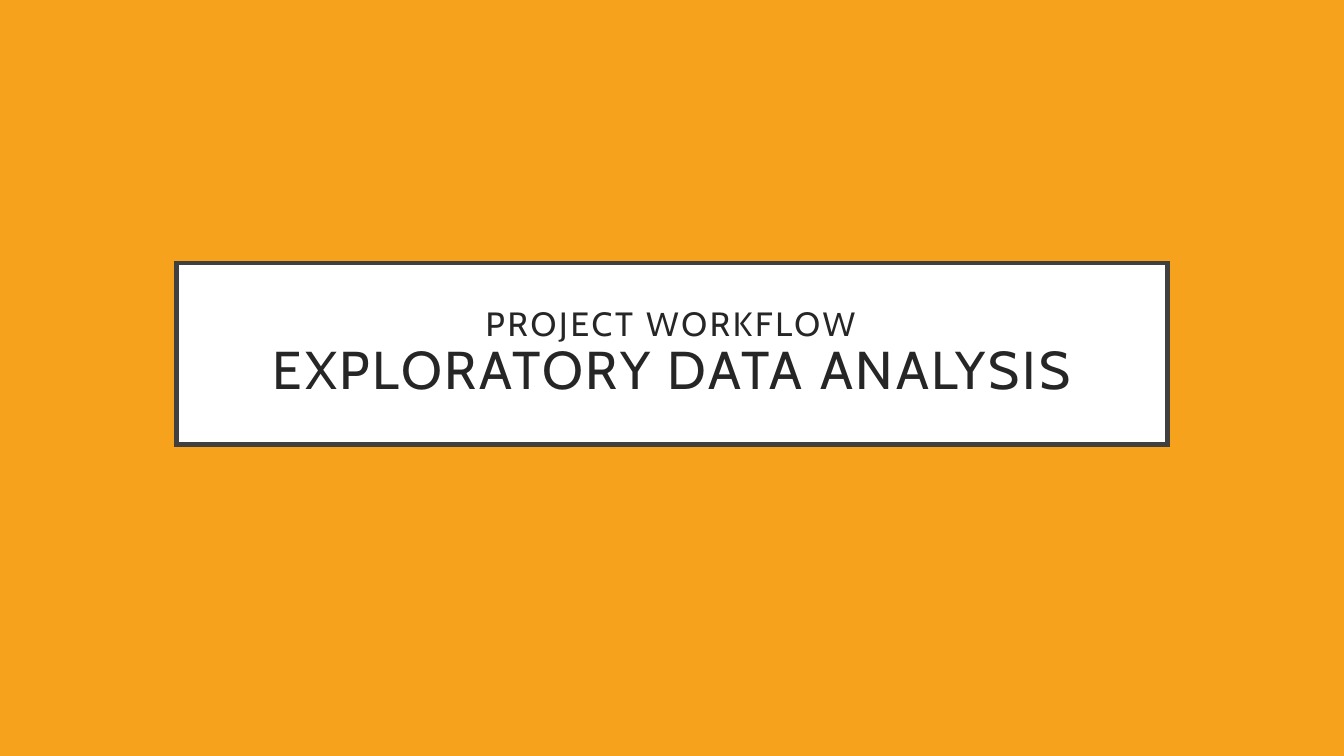
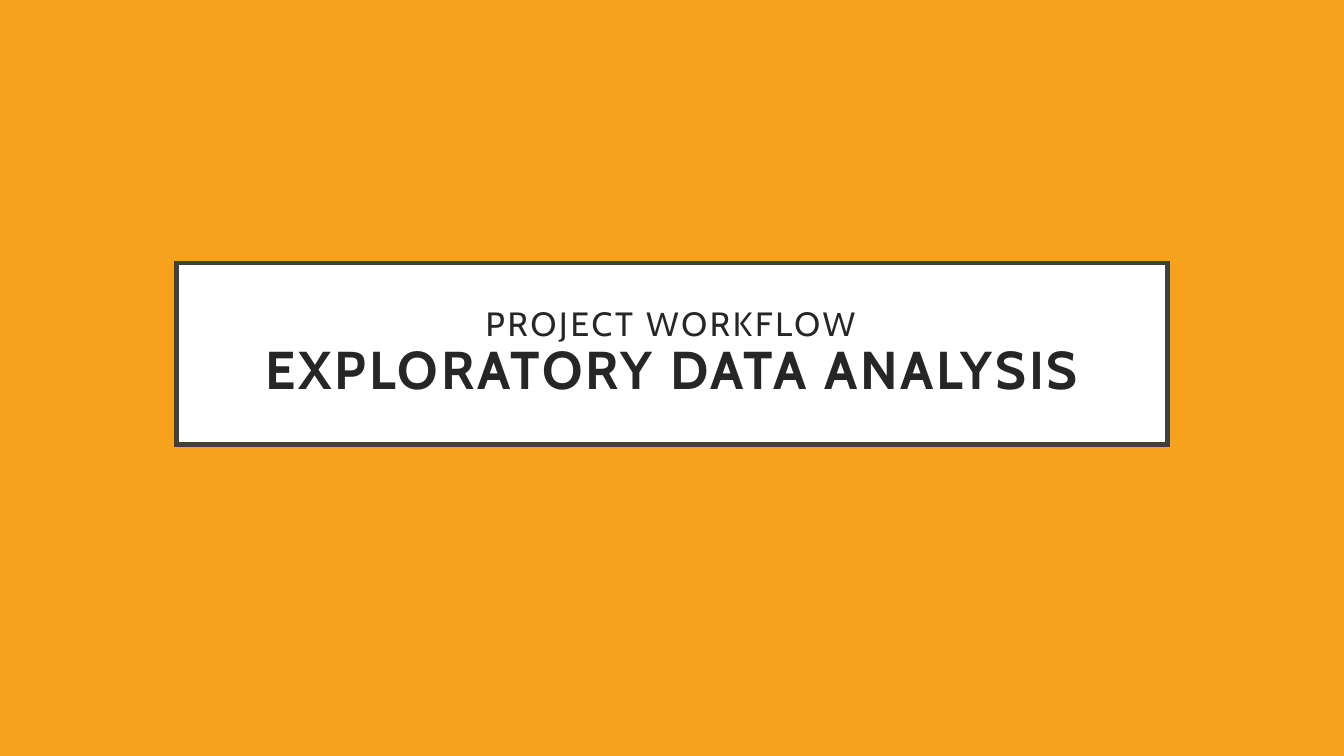
Before and after one commit to joshho77/NLP_Project, a slide deck: slide 8 of NLP Project Slides.pptx. Drawn at 1344x756 pixels with LibreOffice and Linux fonts; fonts in the diff are those of the drawing. Boxes give left, top, right and bottom in pixels: in the first picture for what was removed or moved away, otherwise in the second. Text is boxed around its words. In the diff, an @@ line names an element or a change of style, - is before the commit and + after.

```diff
--- a/NLP Project Slides.pptx
+++ b/NLP Project Slides.pptx
@@ title "PROJECT WORKFLOW EXPLORATORY DATA ANALYSIS" at [176,263,1168,445]: bold on in "EXPLORATORY DATA ANALYSIS" @@
```
Also in this commit, not shown: 13 other slides changed, 2 other files.
